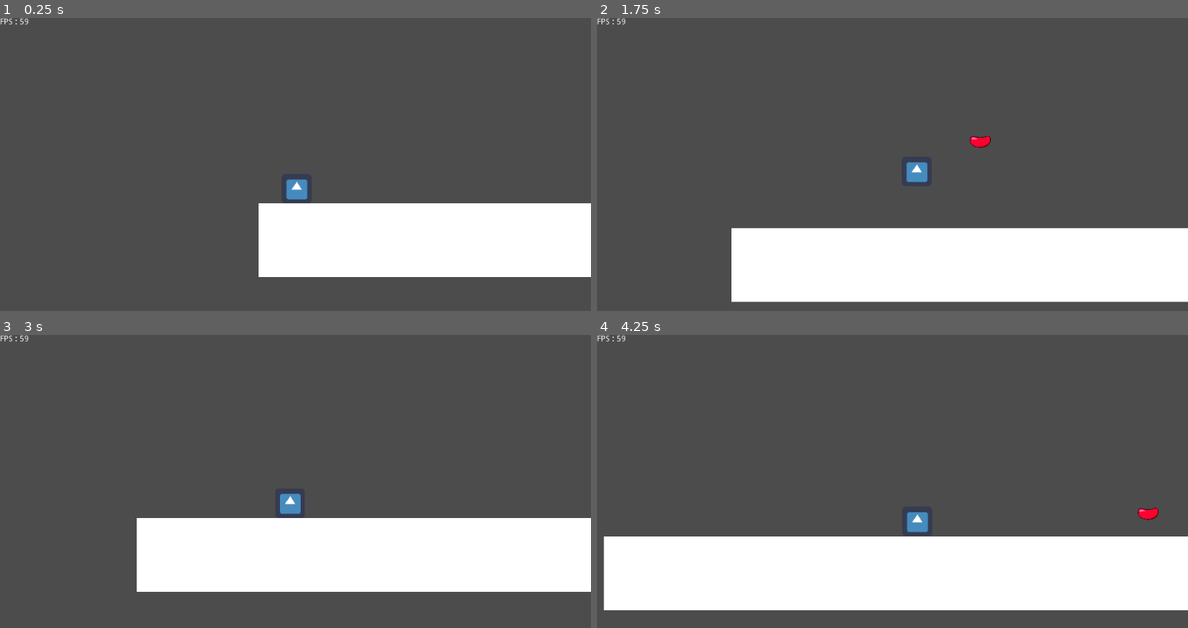
Above: before the commit, frames 1-4 (two rows, left to right).
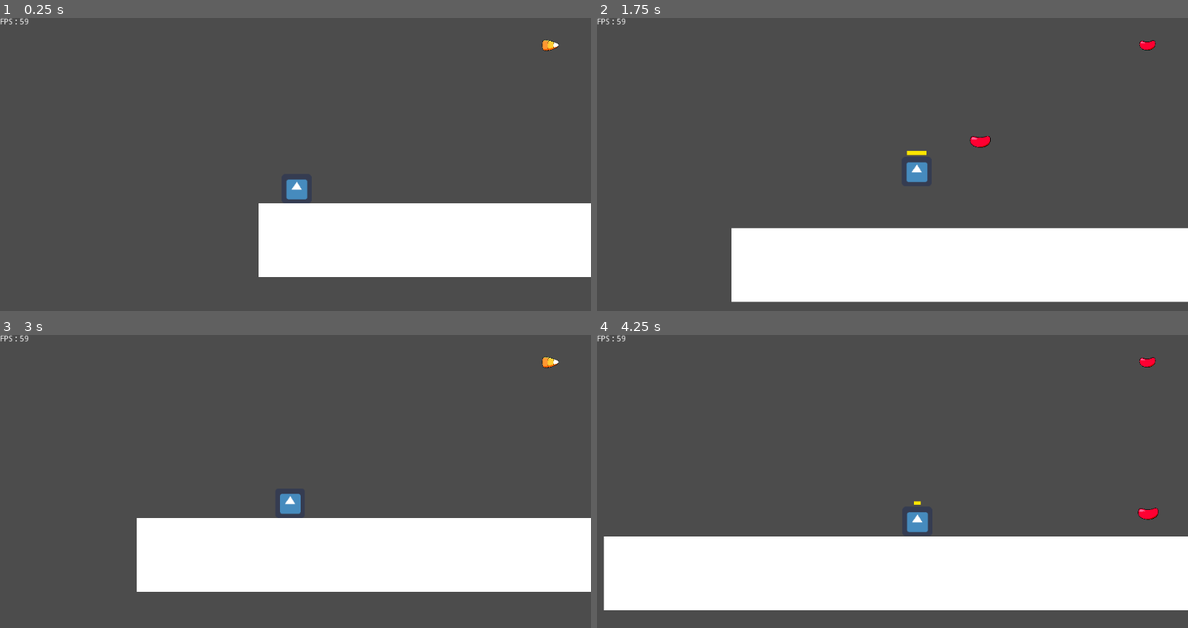
Above: after the commit, the same moments.

Repository: DevTeamVersionControl/SweetDream-Demo
Game: Godot game, scene res://Scenes/Levels/Level2/Level2.tscn
Same seed, same stepped clock (60 frames per second), same inputs: the game is played once before the commit and once after it. The engine's default icon, where the game draws it, is replaced by a stand-in: a white triangle on a blue panel in a dark square.
Inputs:
- Up to frame 1 (0.25 s): no input
- Up to frame 2 (1.75 s): hold Right (right) from 0.53 s (still down); tap Down (ammo_last) at 0.6 s; tap Space (jump) at 0.77, 1.52 s; tap Up (ammo_next) at 0.8, 1.35 s; tap F (shoot) at 1.55 s
- Up to frame 3 (3 s): release Right (right) at 2.03 s; hold Left (left) 2.03-2.78 s; hold F (shoot) 2.03-2.78 s; tap Down (ammo_last) at 2.3, 2.85 s; hold Right (right) from 2.78 s (still down)
- Up to frame 4 (4.25 s): keep holding Right (right); tap Space (jump) at 3.02, 3.77 s; tap Up (ammo_next) at 3.05, 3.6 s; hold F (shoot) from 3.53 s (still down)

The runs differ from the first frame. In frame 1, less than 0.1% of the frame differs, in the area x 91-95%, y 7-12%; in frame 2, 0.1%, in the area x 52-95%, y 7-47%; in frame 3, less than 0.1%; in frame 4, less than 0.1%.

Commit message:
Added some QOL UI elements

Diff:
--- a/Base/Scenes/Environment/JelloCube.tscn
+++ b/Base/Scenes/Environment/Blocks/JelloCube.tscn
@@ -1,18 +1,18 @@
 [gd_scene load_steps=11 format=2]
 
 [ext_resource path="res://Scripts/JelloCube.gd" type="Script" id=1]
-[ext_resource path="res://Assets/art/Animation/Jelly_Cube_1080p/Hit_On_Ground/Hit_On_Ground0000.png" type="Texture" id=2]
-[ext_resource path="res://Assets/art/Animation/Jelly_Cube_1080p/Hit_On_Ground/Hit_On_Ground0001.png" type="Texture" id=3]
-[ext_resource path="res://Assets/art/Animation/Jelly_Cube_1080p/Hit_On_Ground/Hit_On_Ground0004.png" type="Texture" id=4]
-[ext_resource path="res://Assets/art/Animation/Jelly_Cube_1080p/Hit_On_Ground/Hit_On_Ground0005.png" type="Texture" id=5]
+[ext_resource path="res://Assets/art/Animation/Jelly_Cube_1080p/Hit_On_Ground/Hit_On_Ground0001.png" type="Texture" id=2]
+[ext_resource path="res://Assets/art/Animation/Jelly_Cube_1080p/Hit_On_Ground/Hit_On_Ground0004.png" type="Texture" id=3]
+[ext_resource path="res://Assets/art/Animation/Jelly_Cube_1080p/Hit_On_Ground/Hit_On_Ground0000.png" type="Texture" id=4]
+[ext_resource path="res://Assets/art/Animation/Jelly_Cube_1080p/Hit_On_Ground/Hit_On_Ground0003.png" type="Texture" id=5]
 [ext_resource path="res://Assets/art/Animation/Jelly_Cube_1080p/Hit_On_Ground/Hit_On_Ground0002.png" type="Texture" id=6]
-[ext_resource path="res://Assets/art/Animation/Jelly_Cube_1080p/Hit_On_Ground/Hit_On_Ground0003.png" type="Texture" id=7]
+[ext_resource path="res://Assets/art/Animation/Jelly_Cube_1080p/Hit_On_Ground/Hit_On_Ground0005.png" type="Texture" id=7]
 
 [sub_resource type="RectangleShape2D" id=1]
 
 [sub_resource type="SpriteFrames" id=2]
 animations = [ {
-"frames": [ ExtResource( 2 ), ExtResource( 3 ), ExtResource( 6 ), ExtResource( 7 ), ExtResource( 4 ), ExtResource( 5 ) ],
+"frames": [ ExtResource( 4 ), ExtResource( 2 ), ExtResource( 6 ), ExtResource( 5 ), ExtResource( 3 ), ExtResource( 7 ) ],
 "loop": true,
 "name": "default",
 "speed": 16.0
--- a/Base/Scenes/Environment/DestructableWall.tscn
+++ /dev/null
@@ -1,20 +0,0 @@
-[gd_scene load_steps=3 format=2]
-
-[ext_resource path="res://Assets/art/destructableWall.png" type="Texture" id=1]
-
-[sub_resource type="RectangleShape2D" id=1]
-extents = Vector2( 9.6, 9.6 )
-
-[node name="DestructableWall" type="StaticBody2D" groups=[
-"destructable",
-]]
-collision_layer = 65
-
-[node name="Sprite" type="Sprite" parent="."]
-position = Vector2( 4.76837e-07, -0.265596 )
-scale = Vector2( 0.0833333, 0.147328 )
-texture = ExtResource( 1 )
-
-[node name="CollisionShape2D" type="CollisionShape2D" parent="."]
-scale = Vector2( 5, 5 )
-shape = SubResource( 1 )
--- a/Base/Scenes/Levels/Level1/Level1.tscn
+++ b/Base/Scenes/Levels/Level1/Level1.tscn
@@ -1,9 +1,9 @@
 [gd_scene load_steps=6 format=2]
 
-[ext_resource path="res://Scenes/Environment/Terrain.tscn" type="PackedScene" id=1]
+[ext_resource path="res://Scenes/Environment/Blocks/Terrain.tscn" type="PackedScene" id=1]
 [ext_resource path="res://Scenes/Player.tscn" type="PackedScene" id=2]
-[ext_resource path="res://Scenes/Environment/LevelSwitch.tscn" type="PackedScene" id=3]
-[ext_resource path="res://Scenes/Environment/FPSCounter.tscn" type="PackedScene" id=4]
+[ext_resource path="res://Scenes/Environment/Triggerable/LevelSwitch.tscn" type="PackedScene" id=3]
+[ext_resource path="res://Scenes/UserInterface/FPSCounter.tscn" type="PackedScene" id=4]
 [ext_resource path="res://Scenes/Levels/Level2/Level2.tscn" type="PackedScene" id=5]
 
 [node name="Main" type="Node"]
--- a/Base/Scenes/Levels/Level2/Level2.tscn
+++ b/Base/Scenes/Levels/Level2/Level2.tscn
@@ -1,9 +1,10 @@
-[gd_scene load_steps=5 format=2]
+[gd_scene load_steps=6 format=2]
 
 [ext_resource path="res://Scenes/Player.tscn" type="PackedScene" id=1]
-[ext_resource path="res://Scenes/Environment/Terrain.tscn" type="PackedScene" id=2]
-[ext_resource path="res://Scenes/Environment/EnemySpawner.tscn" type="PackedScene" id=3]
-[ext_resource path="res://Scenes/Environment/FPSCounter.tscn" type="PackedScene" id=4]
+[ext_resource path="res://Scenes/Environment/Blocks/Terrain.tscn" type="PackedScene" id=2]
+[ext_resource path="res://Scenes/Environment/Triggerable/EnemySpawner.tscn" type="PackedScene" id=3]
+[ext_resource path="res://Scenes/UserInterface/FPSCounter.tscn" type="PackedScene" id=4]
+[ext_resource path="res://Scenes/UserInterface/AmmoDisplay.tscn" type="PackedScene" id=5]
 
 [node name="Level2" type="Node"]
 
@@ -16,6 +17,9 @@
 
 [node name="FPSCounter" parent="." instance=ExtResource( 4 )]
 
+[node name="AmmoDisplay" parent="." instance=ExtResource( 5 )]
+player_path = NodePath("../Player")
+
 [node name="EnemySpawner" parent="." instance=ExtResource( 3 )]
 position = Vector2( 941, 295 )
 time_between_spawn = 5.0
--- a/Base/Scenes/Player.tscn
+++ b/Base/Scenes/Player.tscn
@@ -1,9 +1,10 @@
-[gd_scene load_steps=9 format=2]
+[gd_scene load_steps=10 format=2]
 
 [ext_resource path="res://icon.png" type="Texture" id=1]
 [ext_resource path="res://Scripts/Player.gd" type="Script" id=2]
 [ext_resource path="res://Assets/art/shoot_bar.png" type="Texture" id=3]
 [ext_resource path="res://Assets/art/hurt_frame.png" type="Texture" id=4]
+[ext_resource path="res://Assets/art/cooldown_bar.png" type="Texture" id=5]
 
 [sub_resource type="SpriteFrames" id=1]
 animations = [ {
@@ -51,6 +52,14 @@
 scale = Vector2( 0.05, 0.05 )
 texture = ExtResource( 3 )
 
+[node name="CooldownBar" type="Sprite" parent="."]
+visible = false
+modulate = Color( 1, 0.984314, 0, 1 )
+self_modulate = Color( 0.992157, 1, 0, 1 )
+position = Vector2( 2.5, -50 )
+scale = Vector2( 0.05, 0.05 )
+texture = ExtResource( 5 )
+
 [node name="Area2D" type="Area2D" parent="."]
 modulate = Color( 1, 0, 0, 1 )
 self_modulate = Color( 1, 0, 0, 1 )
--- /dev/null
+++ b/Base/Scenes/UserInterface/AmmoDisplay.tscn
@@ -0,0 +1,22 @@
+[gd_scene load_steps=3 format=2]
+
+[ext_resource path="res://Assets/art/Animation/1080p_Ammo/1080p_Candy_Corn_Ammo/Candy_Corn_Ammo0001.png" type="Texture" id=1]
+[ext_resource path="res://Scripts/AmmoDisplay.gd" type="Script" id=2]
+
+[node name="AmmoDisplay" type="CanvasLayer"]
+script = ExtResource( 2 )
+
+[node name="TextureRect" type="TextureRect" parent="."]
+anchor_left = 0.932
+anchor_top = 0.08
+anchor_right = 0.932
+anchor_bottom = 0.08
+margin_left = -75.1241
+margin_top = -45.5717
+margin_right = 1844.88
+margin_bottom = 1034.43
+rect_scale = Vector2( 0.0778754, 0.0842884 )
+texture = ExtResource( 1 )
+__meta__ = {
+"_edit_use_anchors_": false
+}
--- /dev/null
+++ b/Base/Scripts/AmmoDisplay.gd
@@ -0,0 +1,21 @@
+extends CanvasLayer
+
+const jello = preload("res://Assets/art/Animation/1080p_Ammo/1080p_Jello_Ammo/Jello_Ammo0001.png")
+const candy_corn = preload("res://Assets/art/Animation/1080p_Ammo/1080p_Candy_Corn_Ammo/Candy_Corn_Ammo0001.png")
+const icing_gun = preload("res://Scenes/Ammo/IcingGun.tscn")
+const jawbreaker = preload("res://Assets/art/Animation/1080p_Ammo/1080p_Jaw_Breaker_Ammo/Ammo0001.png")
+const popping_candy = preload("res://Assets/art/Animation/1080p_Ammo/1080p_Pop_Rocks_Ammo/Pop_Rocks_Ammo0004.png")
+const jelly_bean = preload("res://Assets/art/Animation/1080p_Ammo/1080p_Jelly_Bean_Ammo/Jelly_Bean_Ammo0001.png")
+const ammo = [candy_corn, jelly_bean, popping_candy, jawbreaker, jello]
+
+export var player_path : NodePath
+onready var player = get_node_or_null(player_path)
+
+func _ready():
+	if player:
+		player.connect("changed_ammo", self, "_on_changed_ammo")
+	else:
+		printerr("player not detected, please manually connect player")
+
+func _on_changed_ammo(ammo_index):
+	$TextureRect.texture = ammo[ammo_index]
--- a/Base/Scripts/Icing.gd
+++ b/Base/Scripts/Icing.gd
@@ -1,7 +1,7 @@
 extends Area2D
 
 const THROW_VELOCITY = 20
-const SPLATTER = preload("res://Scenes/Environment/IcingSplatter.tscn")
+const SPLATTER = preload("res://Scenes/Environment/Blocks/IcingSplatter.tscn")
 const PIXELS_PER_METER = 16
 
 export var GRAVITY = 9.8
--- a/Base/Scripts/Jello.gd
+++ b/Base/Scripts/Jello.gd
@@ -3,7 +3,7 @@
 export var COOLDOWN = 2
 export var CUBE_SPAWN_MIN_VOLUME = 0.4
 const PIXELS_PER_METER = 16
-const JELLO_CUBE = preload("res://Scenes/Environment/JelloCube.tscn")
+const JELLO_CUBE = preload("res://Scenes/Environment/Blocks/JelloCube.tscn")
 
 export var launch_direction = Vector2(20,-10)
 export var gravity := 9.8
--- a/Base/Scripts/Player.gd
+++ b/Base/Scripts/Player.gd
@@ -1,4 +1,6 @@
 extends KinematicBody2D
+
+signal changed_ammo(ammo_index)
 
 export var MAX_FALL_SPEED = 120.5
 export var MAX_SPEED = 7
@@ -13,7 +15,8 @@
 
 var facing = Vector2(1,0)
 var bullet_direction = Vector2()
-var bullet_strength = 0
+var bullet_strength := 0.0
+var bullet_cooldown := 0.0
 var jello = preload("res://Scenes/Ammo/Jello.tscn")
 var candy_corn = preload("res://Scenes/Ammo/CandyCorn.tscn")
 var icing_gun = preload("res://Scenes/Ammo/IcingGun.tscn")
@@ -34,25 +37,30 @@
 
 func _physics_process(delta):
 
+	if $AmmoTimer.time_left > 0 && !can_shoot:
+		$CooldownBar.scale.x = $AmmoTimer.time_left / (bullet_cooldown * 20)
+
 	if Input.is_action_just_pressed("quit_game"):
 		get_tree().quit()
 
 	if Input.is_action_just_pressed("ammo_next") && can_shoot:
-		if bullet && is_a_parent_of(bullet):
+		if bullet != null && is_a_parent_of(bullet):
 			bullet.queue_free()
 		bullet = null
 		if equiped_ammo < ammo.size() - 1:
 			equiped_ammo += 1
 		else:
 			equiped_ammo = 0
+		emit_signal("changed_ammo", equiped_ammo)
 	if Input.is_action_just_pressed("ammo_last") && can_shoot:
-		if is_a_parent_of(bullet):
+		if bullet != null && is_a_parent_of(bullet):
 			bullet.queue_free()
 		bullet = null
 		if equiped_ammo > 0:
 			equiped_ammo -= 1
 		else:
 			equiped_ammo = ammo.size() - 1
+		emit_signal("changed_ammo", equiped_ammo)
 
 	if(Input.is_action_just_pressed("shoot")):
 		if (ammo[equiped_ammo] == jawbreaker || ammo[equiped_ammo] == jello) && can_shoot:
@@ -122,7 +130,9 @@
 	bullet.global_transform = global_transform
 	bullet.launch(bullet_direction, bullet_strength)
 	can_shoot = false
-	$AmmoTimer.start(bullet.COOLDOWN)
+	bullet_cooldown = bullet.COOLDOWN
+	$AmmoTimer.start(bullet_cooldown)
+	$CooldownBar.visible = true
 
 func take_damage(damage, direction):
 	hp -= damage
@@ -138,6 +148,7 @@
 
 func _on_AmmoTimer_timeout():
 	can_shoot = true
+	$CooldownBar.visible = false
 
 
 func _on_Area2D_body_entered(body):
Binary file added: Base/Assets/art/cooldown_bar.png
Not shown, added: Base/Assets/art/cooldown_bar.png.import
Renamed: Base/Scenes/Environment/DestructableTerrain.tscn -> Base/Scenes/Environment/Blocks/DestructableTerrain.tscn
Renamed: Base/Scenes/Environment/IcingSplatter.tscn -> Base/Scenes/Environment/Blocks/IcingSplatter.tscn
Renamed: Base/Scenes/Environment/Terrain.tscn -> Base/Scenes/Environment/Blocks/Terrain.tscn
Renamed: Base/Scenes/Environment/EnemySpawner.tscn -> Base/Scenes/Environment/Triggerable/EnemySpawner.tscn
Renamed: Base/Scenes/Environment/LevelSwitch.tscn -> Base/Scenes/Environment/Triggerable/LevelSwitch.tscn
Renamed: Base/Scenes/Environment/FPSCounter.tscn -> Base/Scenes/UserInterface/FPSCounter.tscn
Not shown, added: Base/Assets/art/cooldown_bar.png~
